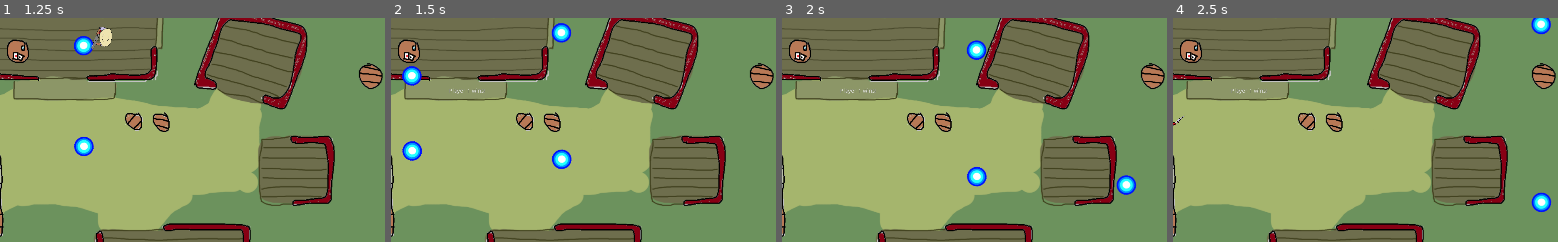
Above: before the commit, frames 1-4 (left to right).
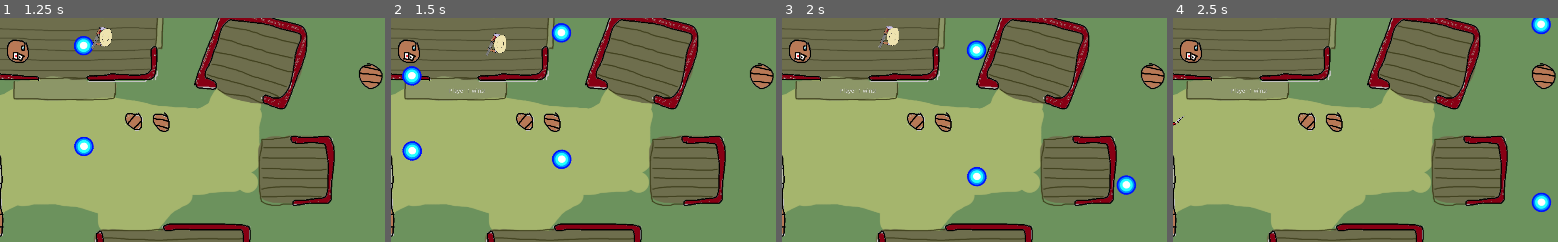
Above: after the commit, the same moments.

Repository: vasekhodina/cuddly-umbrella
Game: Godot game, scene res://scenes/Main.tscn
Same seed, same stepped clock (60 frames per second), same inputs: the game is played once before the commit and once after it.
Inputs:
- Up to frame 1 (1.25 s): tap Enter at 0.5 s; hold W (p1_up) from 0.53 s (still down); hold Q (p1_shoot) from 0.53 s (still down)
- Up to frame 2 (1.5 s): keep holding W (p1_up); release Q (p1_shoot) at 1.28 s; tap K (p2_down) at 1.35 s
- Up to frame 3 (2 s): keep holding W (p1_up)
- Up to frame 4 (2.5 s): release W (p1_up) at 2.03 s; hold A (p1_left) from 2.03 s (still down); hold J (p2_left) from 2.03 s (still down)
The pictures show only the part of the screen within x 44-94%, y 27-77%; the shares and areas given below are measured in that part.

Frame 1 is identical in both runs. In frame 2, 0.3% of the frame differs, in the area x 24-30%, y 6-17%; in frame 3, 0.3%; in frame 4, nothing differs.

Commit message:
Add death animation for player2

Diff:
--- a/scenes/Main.tscn
+++ b/scenes/Main.tscn
@@ -65,7 +65,7 @@
 custom_solver_bias = 0.0
 points = PoolVector2Array( 0, -60, 35, 5, -35, 5 )
 
-[node name="Main" type="Node" index="0"]
+[node name="Main" type="Node"]
 
 [node name="BG" type="Sprite" parent="." index="0"]
 
--- a/scenes/Player2.tscn
+++ b/scenes/Player2.tscn
@@ -9,7 +9,26 @@
 custom_solver_bias = 0.0
 radius = 28.5601
 
-[node name="Player2" type="KinematicBody2D"]
+[sub_resource type="Animation" id=2]
+
+resource_name = "Death"
+length = 1.0
+loop = false
+step = 0.1
+tracks/0/type = "value"
+tracks/0/path = NodePath("Sprite:position")
+tracks/0/interp = 0
+tracks/0/loop_wrap = true
+tracks/0/imported = false
+tracks/0/enabled = true
+tracks/0/keys = {
+"times": PoolRealArray( 0, 0.1, 0.2, 0.3, 0.4, 0.5, 0.6, 0.7, 0.8, 0.9 ),
+"transitions": PoolRealArray( 1, 1, 1, 1, 1, 1, 1, 1, 1, 1 ),
+"update": 0,
+"values": [ Vector2( 0, 0 ), Vector2( -3.55889, 7.7648 ), Vector2( 14.559, -15.8531 ), Vector2( 5.50009, -16.8237 ), Vector2( 20.3826, 1.29419 ), Vector2( 4.52946, -9.38246 ), Vector2( 1.94117, -3.8824 ), Vector2( 10.353, 2.26477 ), Vector2( 7.76478, -4.52945 ), Vector2( 0, 0 ) ]
+}
+
+[node name="Player2" type="KinematicBody2D" index="0"]
 
 rotation = 3.14159
 input_pickable = false
@@ -21,16 +40,16 @@
 ROTATION_SPEED = 2.5
 bullet = ExtResource( 2 )
 
-[node name="Sprite" type="Sprite" parent="." index="0"]
+[node name="CollisionShape2D" type="CollisionShape2D" parent="." index="0"]
+
+shape = SubResource( 1 )
+
+[node name="Sprite" type="Sprite" parent="." index="1"]
 
 rotation = 1.5708
 scale = Vector2( 0.125, 0.125 )
 texture = ExtResource( 3 )
 _sections_unfolded = [ "Transform" ]
-
-[node name="CollisionShape2D" type="CollisionShape2D" parent="." index="1"]
-
-shape = SubResource( 1 )
 
 [node name="muzzle" type="Position2D" parent="." index="2"]
 
@@ -44,3 +63,13 @@
 autostart = false
 
 [node name="bullet_container" type="Node" parent="." index="4"]
+
+[node name="AnimationPlayer" type="AnimationPlayer" parent="." index="5"]
+
+root_node = NodePath("..")
+autoplay = ""
+playback_process_mode = 1
+playback_default_blend_time = 0.0
+playback_speed = 1.0
+anims/Death = SubResource( 2 )
+blend_times = [  ]
--- a/scripts/Player2.gd
+++ b/scripts/Player2.gd
@@ -5,8 +5,10 @@
 var screensize
 var velocity = Vector2()
 export (PackedScene) var bullet
+var dead = false
 onready var bullet_container = get_node("bullet_container")
 onready var gun_timer = get_node("gun_timer")
+onready var anim = get_node("AnimationPlayer")
 
 signal p2_lost
 
@@ -14,6 +16,7 @@
     # Called every time the node is added to the scene.
     # Initialization here
     screensize = get_viewport_rect().size
+
 
 func _process(delta):
     velocity = Vector2()
@@ -30,6 +33,8 @@
         shoot()
     rotation += rotation_dir * ROTATION_SPEED * delta
     move_and_slide(velocity)
+    if dead and not anim.is_playing():
+        hide()
 
 func shoot():
     gun_timer.start()
@@ -43,5 +48,6 @@
         bullets[i].start_at(rotation - 0.9 + float(i)/10, get_node("muzzle").get_global_position(), velocity)
 
 func on_hit():
-    hide()
+    anim.play("Death")
+    dead = true
     emit_signal("p2_lost")
Not shown: 1 places in scenes/Player2.tscn that only renumber resources
